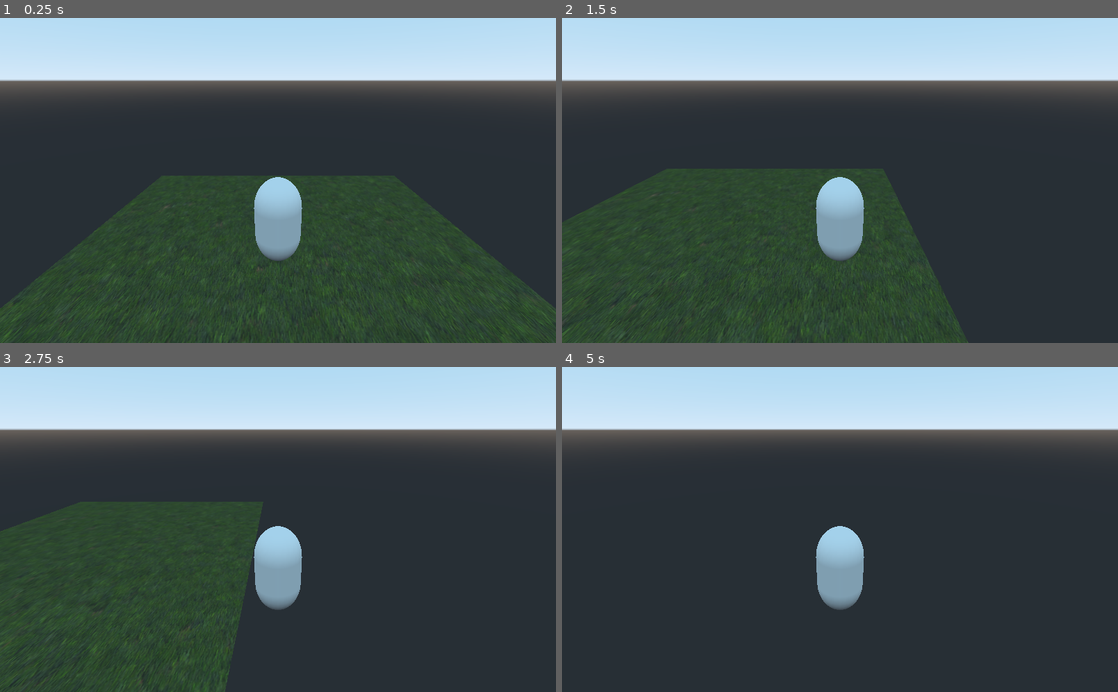
Above: before the commit, frames 1-4 (two rows, left to right).
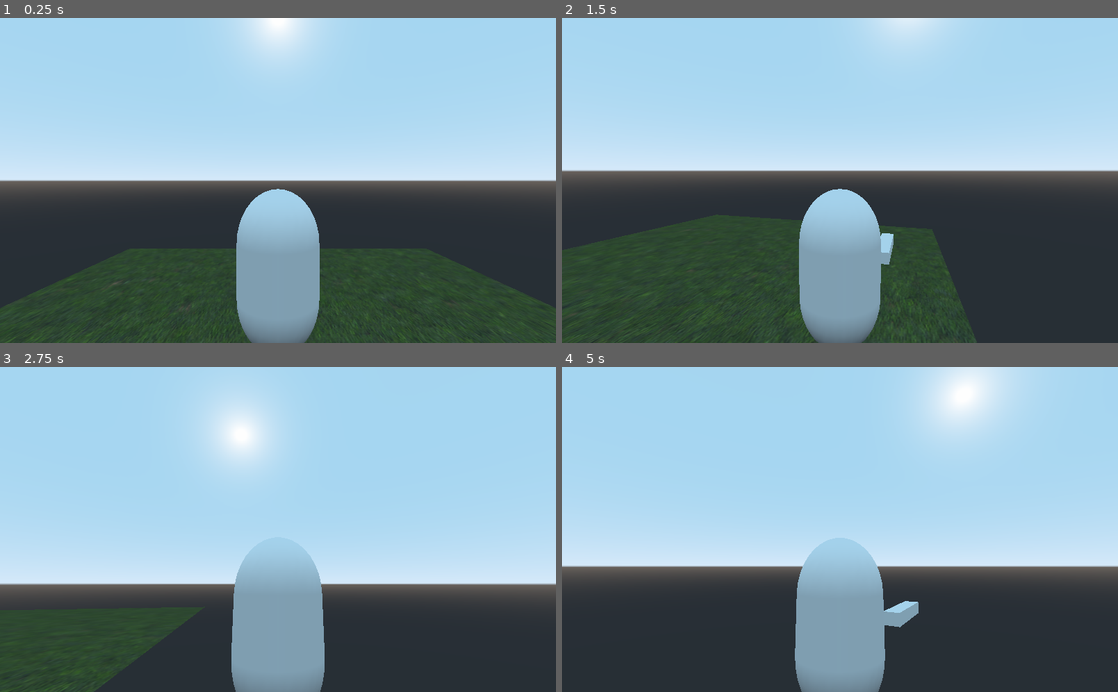
Above: after the commit, the same moments.

Repository: kre15i/ClashOfGames_Game
Game: Godot game, scene res://scenes/world1.tscn
Same seed, same stepped clock (60 frames per second), same inputs: the game is played once before the commit and once after it. The project has no main scene, so this scene is started directly.
Inputs (mouse positions are in pixels of both pictures, inside the frame that each line leads up to):
- Up to frame 1 (0.25 s): no input
- Up to frame 2 (1.5 s): tap Enter at 0.5 s; move the mouse to (962, 164) at 0.52 s; hold Right (ui_right) 0.53-1.28 s; hold Shift (sprint, bound only after the commit) 0.53-1.28 s; move the mouse to (728, 196) at 1.27 s; hold Down (ui_down) from 1.28 s (still down); tap Shift (sprint, bound only after the commit) at 1.35 s
- Up to frame 3 (2.75 s): move the mouse to (333, 458) at 2.02 s; release Down (ui_down) at 2.03 s; hold Right (ui_right) from 2.03 s (still down); hold Shift (sprint, bound only after the commit) from 2.03 s (still down)
- Up to frame 4 (5 s): move the mouse to (812, 594) at 2.77 s; release Right (ui_right) at 2.78 s; release Shift (sprint, bound only after the commit) at 2.78 s; hold Up (ui_up) 2.78-3.53 s; tap Shift (sprint, bound only after the commit) at 2.85, 4.35 s; move the mouse to (1006, 578) at 3.52 s; hold Shift (sprint, bound only after the commit) 3.53-4.28 s; hold Left (ui_left) from 3.53 s (still down); tap Space at 4.25 s; move the mouse to (673, 480) at 4.27 s

The runs differ from the first frame. In frame 1, 54% of the frame differs, in the area x 0-100%, y 0-100%; in frame 2, 49%; in frame 3, 66%, in the area x 0-100%, y 5-100%; in frame 4, 60%.

Commit message:
I added the Camerarotation // Dev_version(0.3)

Diff:
--- a/project.godot
+++ b/project.godot
@@ -47,6 +47,11 @@
 , Object(InputEventKey,"resource_local_to_scene":false,"resource_name":"","device":0,"alt":false,"shift":false,"control":false,"meta":false,"command":false,"pressed":false,"scancode":83,"physical_scancode":0,"unicode":0,"echo":false,"script":null)
  ]
 }
+sprint={
+"deadzone": 0.5,
+"events": [ Object(InputEventKey,"resource_local_to_scene":false,"resource_name":"","device":0,"alt":false,"shift":false,"control":false,"meta":false,"command":false,"pressed":false,"scancode":16777237,"physical_scancode":0,"unicode":0,"echo":false,"script":null)
+ ]
+}
 
 [physics]
 
--- a/scenes/player.tscn
+++ b/scenes/player.tscn
@@ -1,6 +1,8 @@
-[gd_scene load_steps=5 format=2]
+[gd_scene load_steps=7 format=2]
 
 [ext_resource path="res://scripts/playerController.gd" type="Script" id=1]
+[ext_resource path="res://scenes/weapons/starterPistol.tscn" type="PackedScene" id=2]
+[ext_resource path="res://scripts/Camera.gd" type="Script" id=3]
 
 [sub_resource type="CapsuleMesh" id=1]
 
@@ -12,7 +14,7 @@
 [node name="player" type="KinematicBody"]
 script = ExtResource( 1 )
 
-[node name="MeshInstance" type="MeshInstance" parent="."]
+[node name="model" type="MeshInstance" parent="."]
 transform = Transform( 1, 0, 0, 0, -4.37114e-08, -1.3, 0, 1, -5.68248e-08, 0, 0, 0 )
 mesh = SubResource( 1 )
 
@@ -24,7 +26,18 @@
 transform = Transform( 1, 0, 0, 0, -4.37114e-08, -1.3, 0, 1, -5.68248e-08, 0.0257649, -1.9265, 0 )
 shape = SubResource( 3 )
 
-[node name="pivot" type="Spatial" parent="."]
+[node name="camroot" type="Spatial" parent="."]
+script = ExtResource( 3 )
 
-[node name="Camera" type="Camera" parent="pivot"]
-transform = Transform( 1, 0, 0, 0, 0.918122, 0.396299, 0, -0.396299, 0.918122, 0, 5.53144, 8.48113 )
+[node name="h" type="Spatial" parent="camroot"]
+transform = Transform( 1, 0, 0, 0, 1, 0, 0, 0, 1, 0, 2.1594, 0 )
+
+[node name="v" type="Spatial" parent="camroot/h"]
+
+[node name="Camera" type="ClippedCamera" parent="camroot/h/v"]
+transform = Transform( 1, 0, 0, 0, 1, 0, 0, 0, 1, 0, 0, 5.6914 )
+
+[node name="weapons" type="Spatial" parent="."]
+
+[node name="starterPistol" parent="weapons" instance=ExtResource( 2 )]
+transform = Transform( 1, 0, 0, 0, 1, 0, 0, 0, 1, 0.924805, 0, -1.88927 )
--- /dev/null
+++ b/scenes/weapons/starterPistol.tscn
@@ -0,0 +1,18 @@
+[gd_scene load_steps=3 format=2]
+
+[sub_resource type="CubeMesh" id=1]
+
+[sub_resource type="BoxShape" id=2]
+
+[node name="starterPistol" type="Spatial"]
+
+[node name="StaticBody" type="StaticBody" parent="."]
+
+[node name="MeshInstance" type="MeshInstance" parent="StaticBody"]
+transform = Transform( 0.204, 0, 0, 0, 0.161, 0, 0, 0, 1, 0, 0, 0 )
+mesh = SubResource( 1 )
+skeleton = NodePath("../..")
+
+[node name="CollisionShape" type="CollisionShape" parent="StaticBody"]
+transform = Transform( 0.204, 0, 0, 0, 0.161, 0, 0, 0, 1, 0, 0, 0 )
+shape = SubResource( 2 )
--- /dev/null
+++ b/scripts/Camera.gd
@@ -0,0 +1,26 @@
+extends Spatial
+
+var camrot_h = 0
+var camrot_v = 0
+var cam_v_max = 75
+var cam_v_min = -55
+var h_sensitivity = 0.1
+var v_sensitivity = 0.1
+var h_acceleration = 10
+var v_acceleration = 10
+
+
+# Called when the node enters the scene tree for the first time.
+func _ready():
+	Input.set_mouse_mode(Input.MOUSE_MODE_CAPTURED)
+	$h/v/Camera.add_exception(get_parent())
+
+func _input(event):
+	if event is InputEventMouseMotion:
+		camrot_h += -event.relative.x * h_sensitivity
+		camrot_v += -event.relative.y * v_sensitivity
+
+func _physics_process(delta):
+	camrot_v = clamp(camrot_v, cam_v_min, cam_v_max)
+	$h.rotation_degrees.y = lerp($h.rotation_degrees.y, camrot_h, delta * h_acceleration)
+	$h/v.rotation_degrees.x = lerp($h/v.rotation_degrees.x, camrot_v, delta * v_acceleration)
--- a/scripts/playerController.gd
+++ b/scripts/playerController.gd
@@ -1,40 +1,41 @@
 extends KinematicBody
 
+var direction = Vector3.FORWARD
+var movement_speed = 0
+var walk_speed = 5
+var run_speed = 10
+var velocity = Vector3.ZERO
+var acceleration = 6
+var vertical_velocity = 0
+var gravity = 20
+var angular_acceleration = 7
 
-onready var camera = $pivot/Camera
+func _input(event):
+	if event is InputEventKey:
+		pass
 
-var gravity = -30
-var max_speed = 8
-var mouse_sensitivity = 0.002 # radians/pixel
+func _physics_process(delta):
+	var h_rot = $camroot/h.global_transform.basis.get_euler().y
 
-var velocity = Vector3()
+	direction = Vector3(Input.get_action_strength("ui_right") - Input.get_action_strength("ui_left"),
+				0,
+				Input.get_action_strength("ui_down") - Input.get_action_strength("ui_up")).rotated(Vector3.UP, h_rot).normalized()
 
 
-func get_input():
-	var input_dir = Vector3()
-	# desired move in camera direction
-	if Input.is_action_pressed("ui_up"):
-		input_dir += -global_transform.basis.z
-	if Input.is_action_pressed("ui_down"):
-		input_dir += global_transform.basis.z
-	if Input.is_action_pressed("ui_left"):
-		input_dir += -global_transform.basis.x
-	if Input.is_action_pressed("ui_right"):
-		input_dir += global_transform.basis.x
-	input_dir = input_dir.normalized()
-	return input_dir
+	if Input.is_action_pressed("ui_up") ||  Input.is_action_pressed("ui_down") ||  Input.is_action_pressed("ui_left") ||  Input.is_action_pressed("ui_right"):
+		if Input.is_action_pressed("sprint"):
+			movement_speed = run_speed
+		else:
+			movement_speed = walk_speed
+	else:
+		movement_speed = 0
 
+	velocity = lerp(velocity, direction * movement_speed, delta * acceleration)
+	move_and_slide(velocity + Vector3.DOWN * vertical_velocity, Vector3.UP)
 
-func _unhandled_input(event):
-	if event is InputEventMouseMotion and Input.get_mouse_mode() == Input.MOUSE_MODE_CAPTURED:
-		rotate_y(-event.relative.x * mouse_sensitivity)
-		$pivot.rotate_x(-event.relative.y * mouse_sensitivity)
-		$pivot.rotation.x = clamp($pivot.rotation.x, -1.2, 1.2)
+	if !is_on_floor():
+		vertical_velocity += gravity * delta
+	else:
+		vertical_velocity = 0
 
-func _physics_process(delta):
-	velocity.y += gravity * delta
-	var desired_velocity = get_input() * max_speed
-
-	velocity.x = desired_velocity.x
-	velocity.z = desired_velocity.z
-	velocity = move_and_slide(velocity, Vector3.UP, true)
+	$model.rotation.y = lerp_angle($model.rotation.y, atan2(direction.x, direction.z), delta * angular_acceleration)
